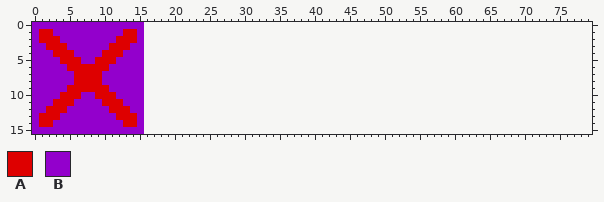
Pixel-art file: Assets/Sprites/DV_CollisionTilel.aseprite. The first picture shows the starting point.
16x16 pixels, 1 frame. The old version is drawn lined up with the new one, on the new canvas.
Palette (. is transparent): A #de0000  B #9300cc
Pixels before, first column x 0:
 0 BBBBBBBBBBBBBBBB
 1 BAABBBBBBBBBBAAB
 2 BAAABBBBBBBBAAAB
 3 BBAAABBBBBBAAABB
 4 BBBAAABBBBAAABBB
 5 BBBBAAABBAAABBBB
 6 BBBBBAAAAAABBBBB
 7 BBBBBBAAAABBBBBB
 8 BBBBBBAAAABBBBBB
 9 BBBBBAAAAAABBBBB
10 BBBBAAABBAAABBBB
11 BBBAAABBBBAAABBB
12 BBAAABBBBBBAAABB
13 BAAABBBBBBBBAAAB
14 BAABBBBBBBBBBAAB
15 BBBBBBBBBBBBBBBB
New version:
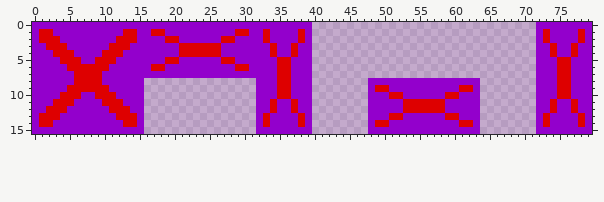
The exact change:
canvas 16x16 -> 80x16
Changed rows in their new state; - is an unchanged pixel.
first column x 16:
 0 BBBBBBBBBBBBBBBBBBBBBBBB--------------------------------BBBBBBBB
 1 BAABBBBBBBBBBAABBABBBBAB--------------------------------BABBBBAB
 2 BBBAABBBBBBAABBBBABBBBAB--------------------------------BABBBBAB
 3 BBBBBAAAAAABBBBBBBABBABB--------------------------------BBABBABB
 4 BBBBBAAAAAABBBBBBBABBABB--------------------------------BBABBABB
 5 BBBAABBBBBBAABBBBBBAABBB--------------------------------BBBAABBB
 6 BAABBBBBBBBBBAABBBBAABBB--------------------------------BBBAABBB
 7 BBBBBBBBBBBBBBBBBBBAABBB--------------------------------BBBAABBB
 8 ----------------BBBAABBB--------BBBBBBBBBBBBBBBB--------BBBAABBB
 9 ----------------BBBAABBB--------BAABBBBBBBBBBAAB--------BBBAABBB
10 ----------------BBBAABBB--------BBBAABBBBBBAABBB--------BBBAABBB
11 ----------------BBABBABB--------BBBBBAAAAAABBBBB--------BBABBABB
12 ----------------BBABBABB--------BBBBBAAAAAABBBBB--------BBABBABB
13 ----------------BABBBBAB--------BBBAABBBBBBAABBB--------BABBBBAB
14 ----------------BABBBBAB--------BAABBBBBBBBBBAAB--------BABBBBAB
15 ----------------BBBBBBBB--------BBBBBBBBBBBBBBBB--------BBBBBBBB
Changed places in both pictures, as pixel boxes (x1, y1, x2, y2):
added: (144, 22, 312, 134)
added: (536, 22, 592, 134)
added: (368, 78, 480, 134)
